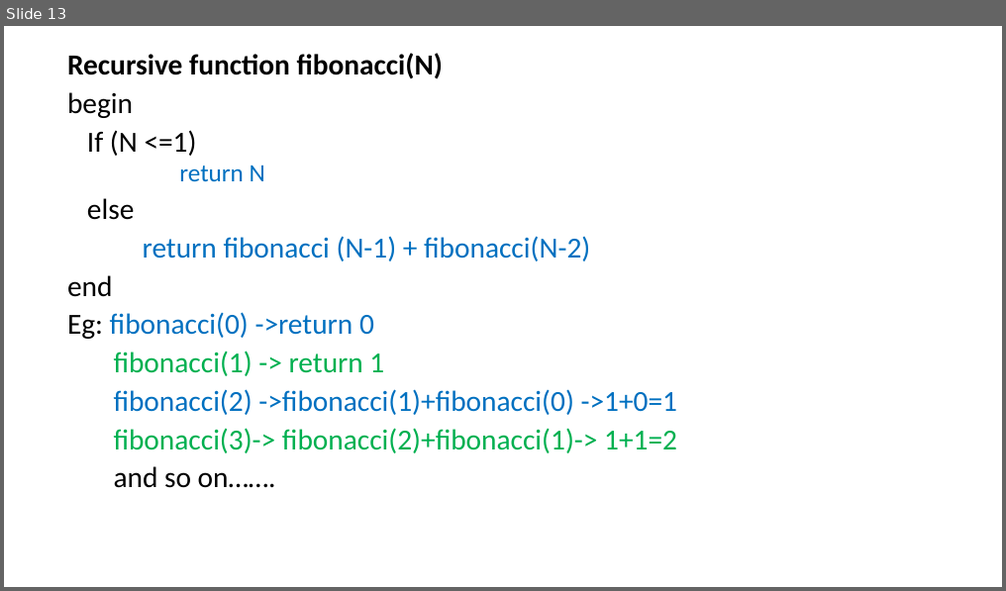
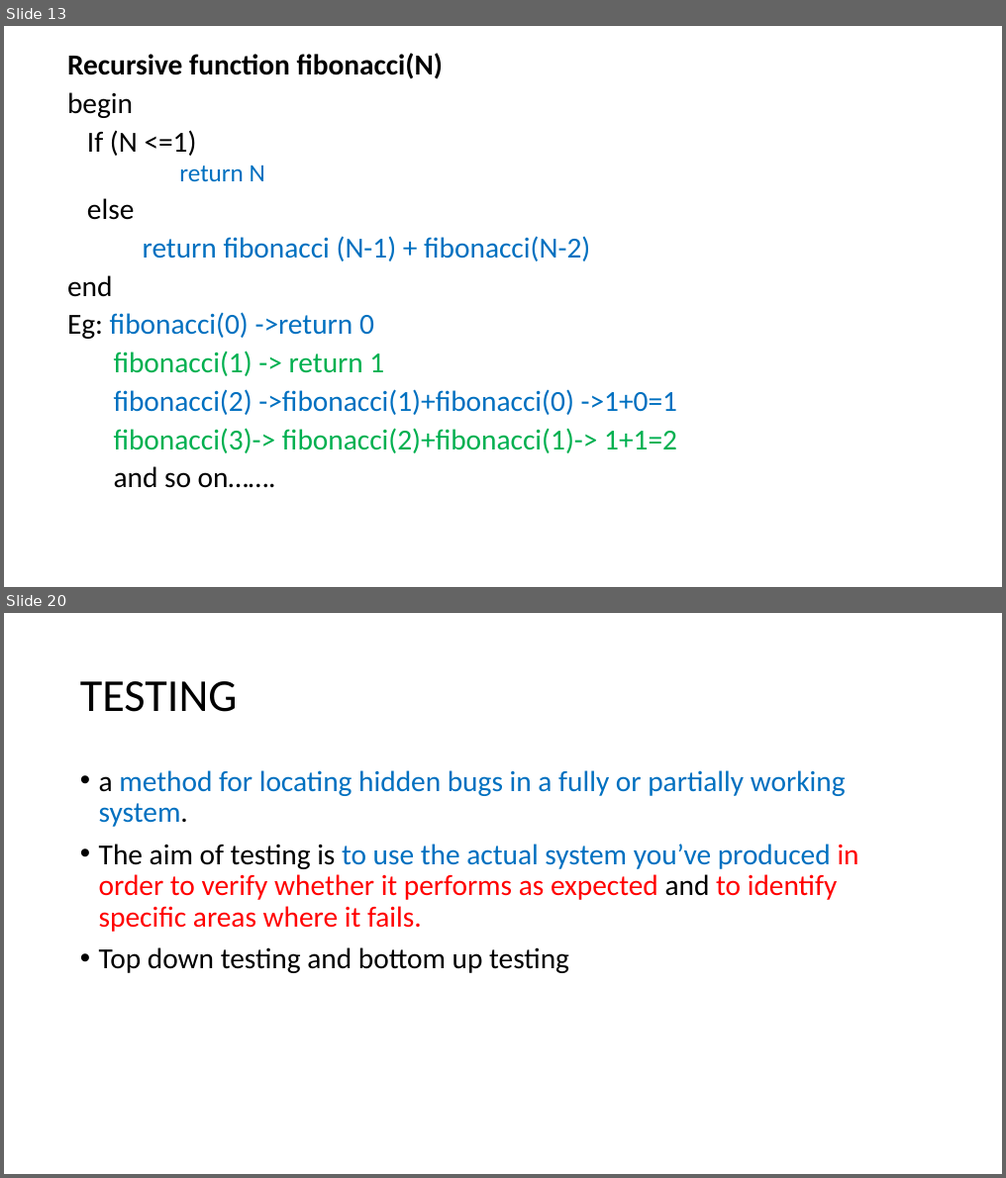
Before and after one commit to tgashwinkumar/college-stuffs, a slide deck: G1/SEM 1 - Python Programming/PDFs/Unit II Algorithmic Problem solving.pptx. Shown one above the other, each under a label of ours: slide 13 before the commit, slides 13 and 20 after it; the slides between them are not shown. The pictures are 1006x591 and 1006x1178 pixels, drawn with LibreOffice and Linux fonts; fonts in the diff are those of the drawing. Boxes give left, top, right and bottom in pixels: in the first picture for what was removed or moved away, otherwise in the second. Text is boxed around its words. In the diff, an @@ line names an element or a change of style, - is before the commit and + after.

```diff
--- a/G1/SEM 1 - Python Programming/PDFs/Unit II Algorithmic Problem solving.pptx
+++ b/G1/SEM 1 - Python Programming/PDFs/Unit II Algorithmic Problem solving.pptx
@@ slide 20 added at box(4, 613, 1002, 1174), background #FFFFFF @@
@@ title added at box(80, 681, 238, 712), 44 pt, text #000000 @@
+TESTING
@@ text added at box(99, 770, 859, 973), 28 pt, text #0070C0 @@
+• a method for locating hidden bugs in a fully or partially working system.
+• The aim of testing is to use the actual system you’ve produced in order to verify whether it performs as expected and to identify specific areas where it fails.
+• Top down testing and bottom up testing
```
Also in this commit, not shown: 12 other slides added, 27 other files.
